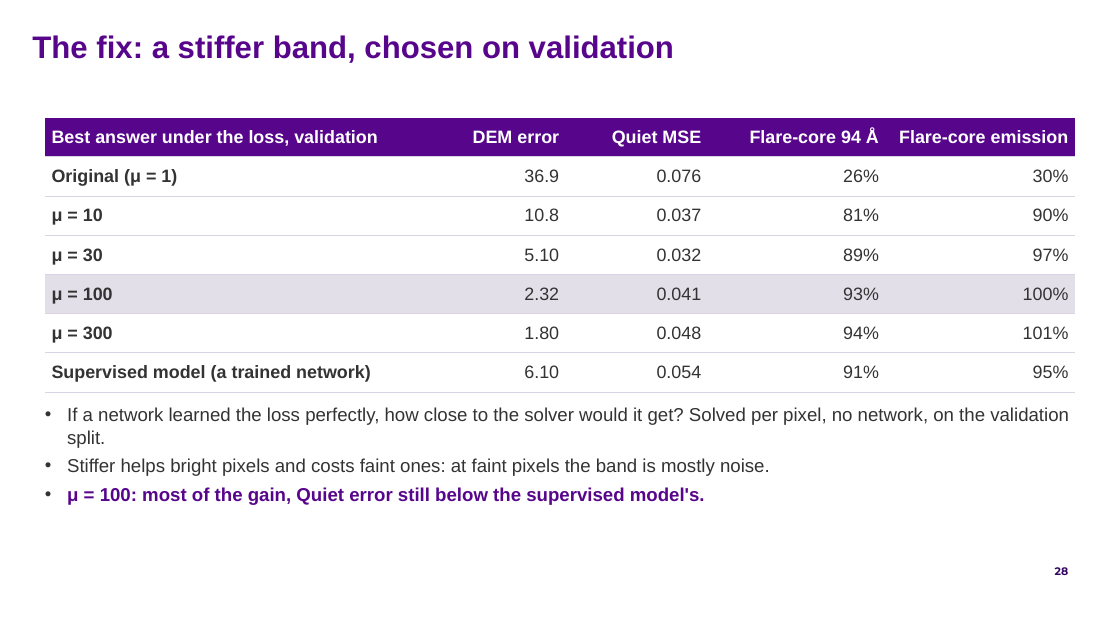
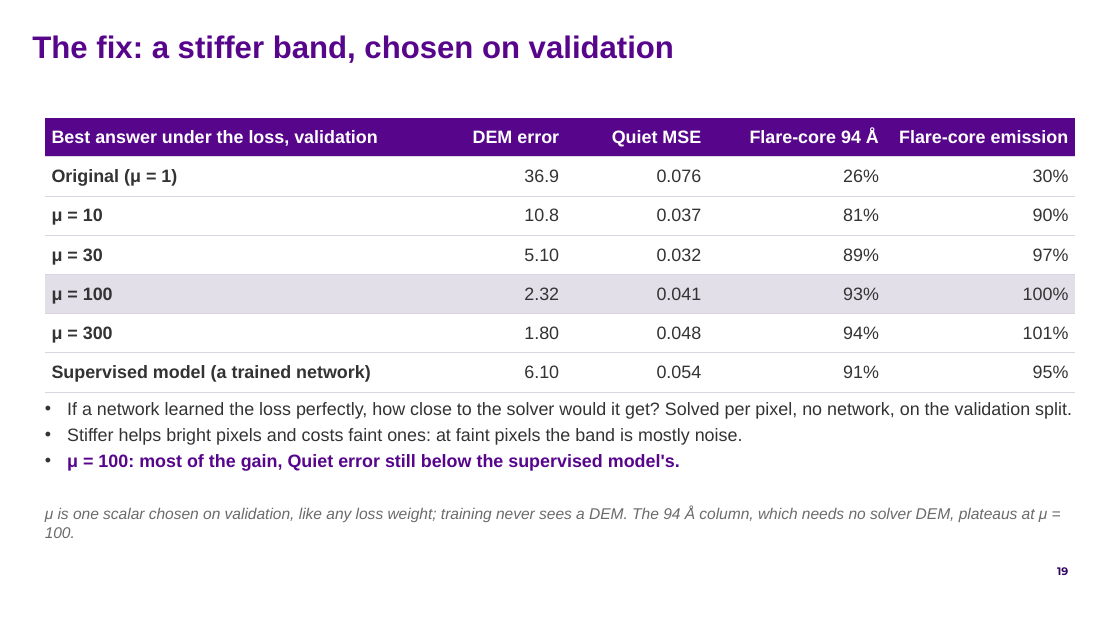
Before and after one commit to FruitPnchSamuraiG/solar-dem-inversion, a slide deck: slide 19 of slides/DEM_deck_v2.pptx (slide 28 before the commit). Drawn at 1120x630 pixels with LibreOffice and Linux fonts; fonts in the diff are those of the drawing; background and template pictures are left out. Boxes give left, top, right and bottom in pixels: in the first picture for what was removed or moved away, otherwise in the second. Text is boxed around its words. In the diff, an @@ line names an element or a change of style, - is before the commit and + after.

```diff
--- a/slides/DEM_deck_v2.pptx
+++ b/slides/DEM_deck_v2.pptx
@@ text "If a network learned the ..." at <box>67,402,1072,471</box>: size 12 to 11.5 pt; less space between paragraphs @@
@@ text added at <box>45,506,1048,538</box>, 10 pt, text #6B6B6B, italic @@
+μ is one scalar chosen on validation, like any loss weight; training never sees a DEM. The 94 Å column, which needs no solver DEM, plateaus at μ = 100.
@@ page number at <box>1057,567,1068,575</box>: text changed @@
-28
+19
```
Also in this commit, not shown: 10 other slides changed, 3 slides added, 3 slides removed, 6 other files.
